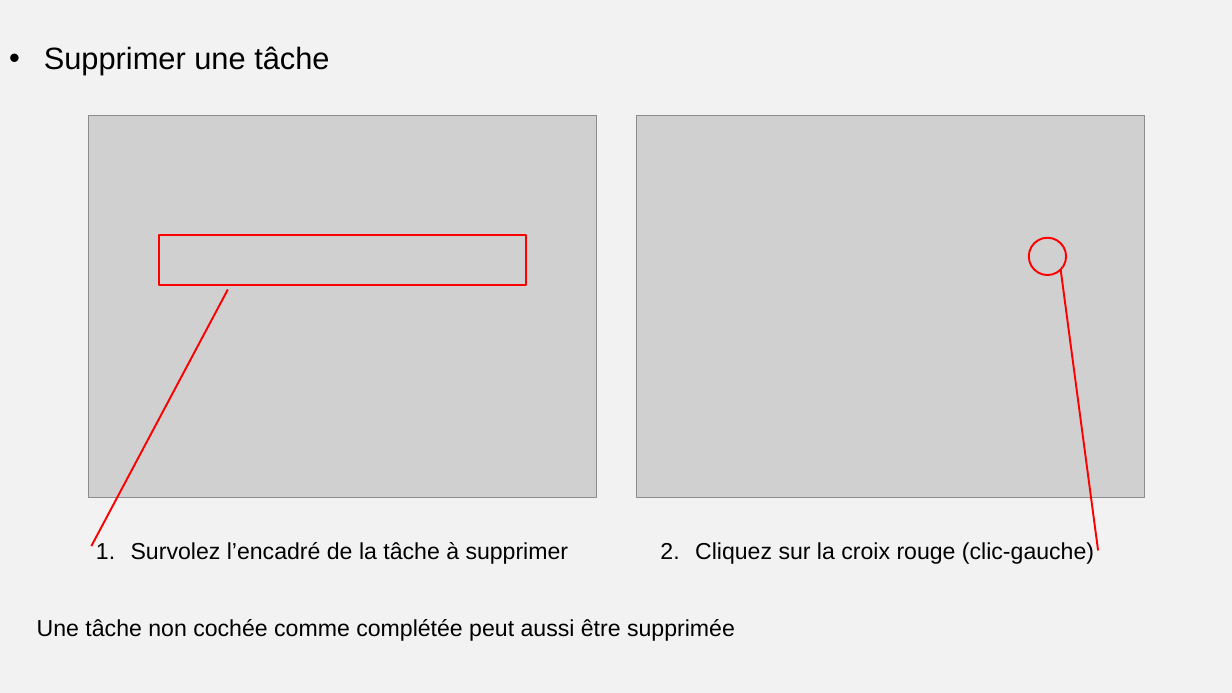
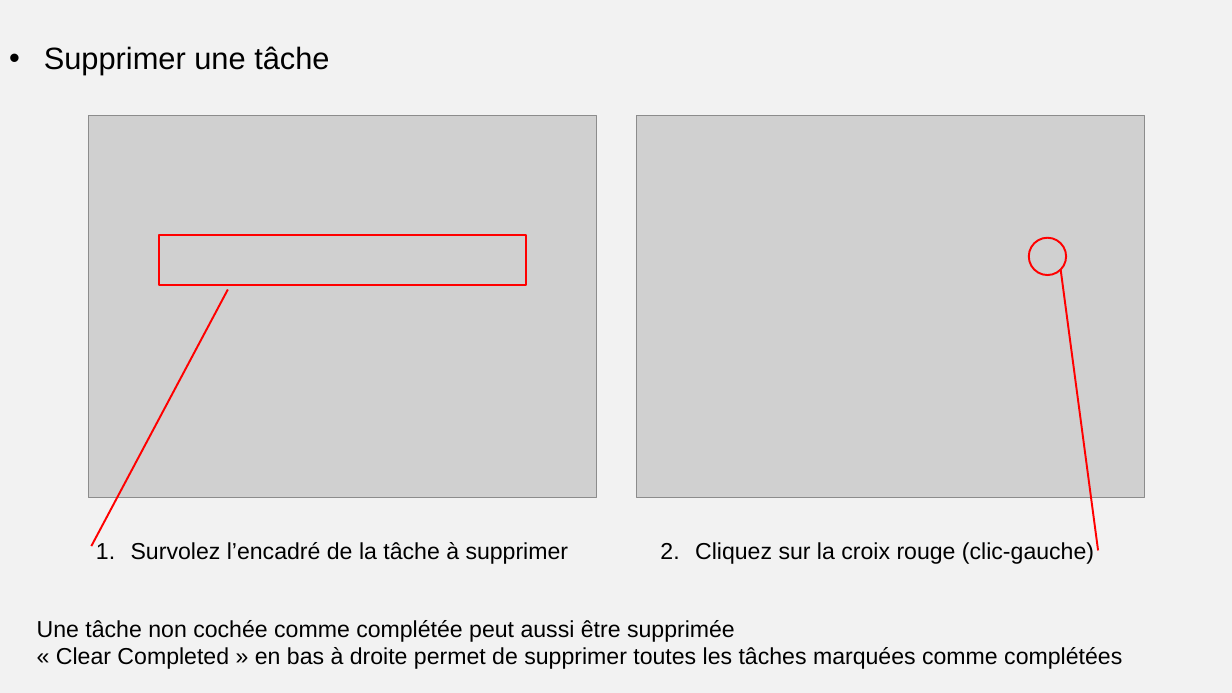
Before and after one commit to DesignGreg/Projet8-OpenClassRooms, a slide deck: slide 6 of Documentations - étape 4/Doc utilisateur/Documentation utilisateur.pptx. Drawn at 1232x693 pixels with LibreOffice and Linux fonts; fonts in the diff are those of the drawing; grey boxes stand for pictures. Boxes give left, top, right and bottom in pixels: in the first picture for what was removed or moved away, otherwise in the second. Text is boxed around its words. In the diff, an @@ line names an element or a change of style, - is before the commit and + after.

```diff
--- a/Documentations - étape 4/Doc utilisateur/Documentation utilisateur.pptx
+++ b/Documentations - étape 4/Doc utilisateur/Documentation utilisateur.pptx
@@ text at (56,647,1122,669): paragraph added @@
+« Clear Completed » en bas à droite permet de supprimer toutes les tâches marquées comme complétées
```
Also in this commit, not shown: 3 other files.
